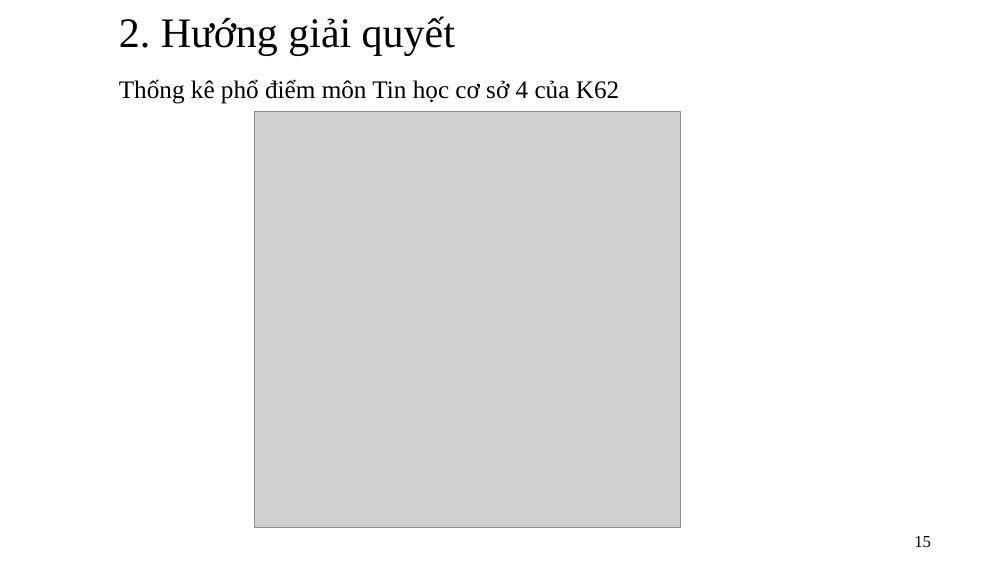
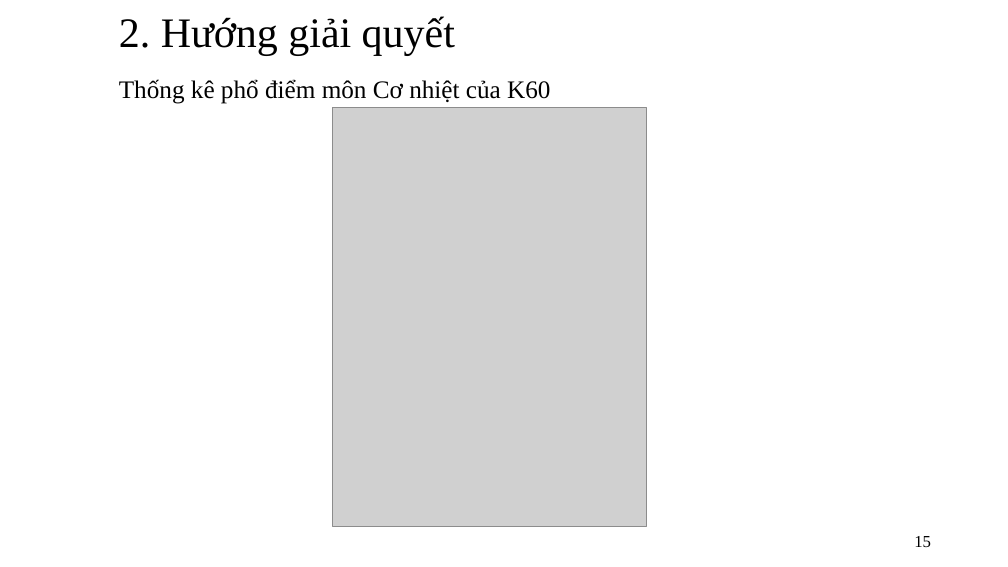
Before and after one commit to trunganhvu/Do_An_Docx, a slide deck: slide 15 of Khóa luận tốt nghiệp .pptx. Drawn at 1008x567 pixels with LibreOffice and Linux fonts; fonts in the diff are those of the drawing; grey boxes stand for pictures. Boxes give left, top, right and bottom in pixels: in the first picture for what was removed or moved away, otherwise in the second. Text is boxed around its words. In the diff, an @@ line names an element or a change of style, - is before the commit and + after.

```diff
--- a/Khóa luận tốt nghiệp .pptx
+++ b/Khóa luận tốt nghiệp .pptx
@@ text at [119,79,550,104]: text changed @@
-Thống kê phổ điểm môn Tin học cơ sở 4 của K62
+Thống kê phổ điểm môn Cơ nhiệt của K60
@@ picture: place and size @@
-picture at [255,111,680,527]
+picture at [333,107,647,526]
```
Also in this commit, not shown: 5 other slides changed, 2 slides removed.
